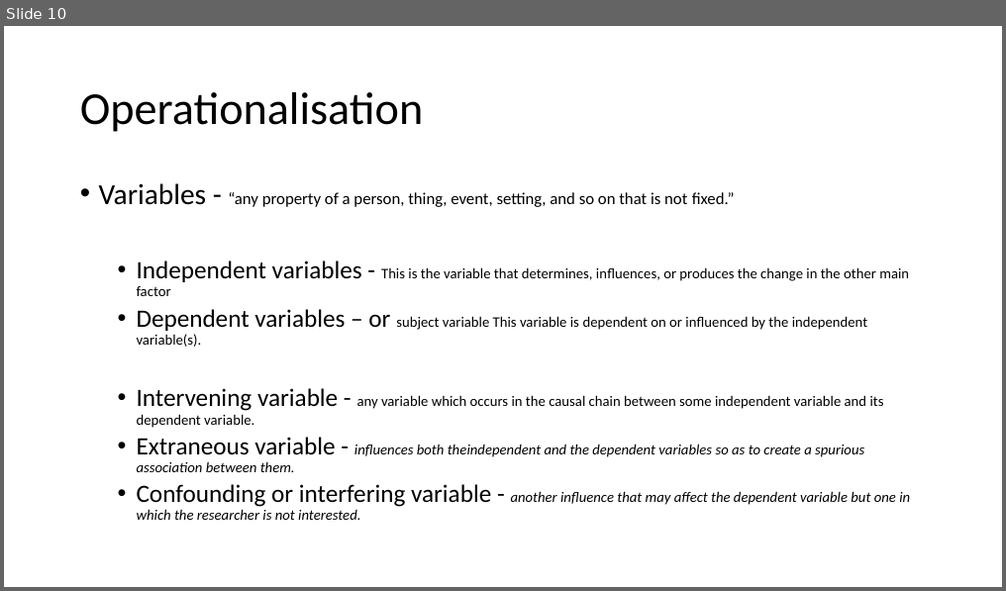
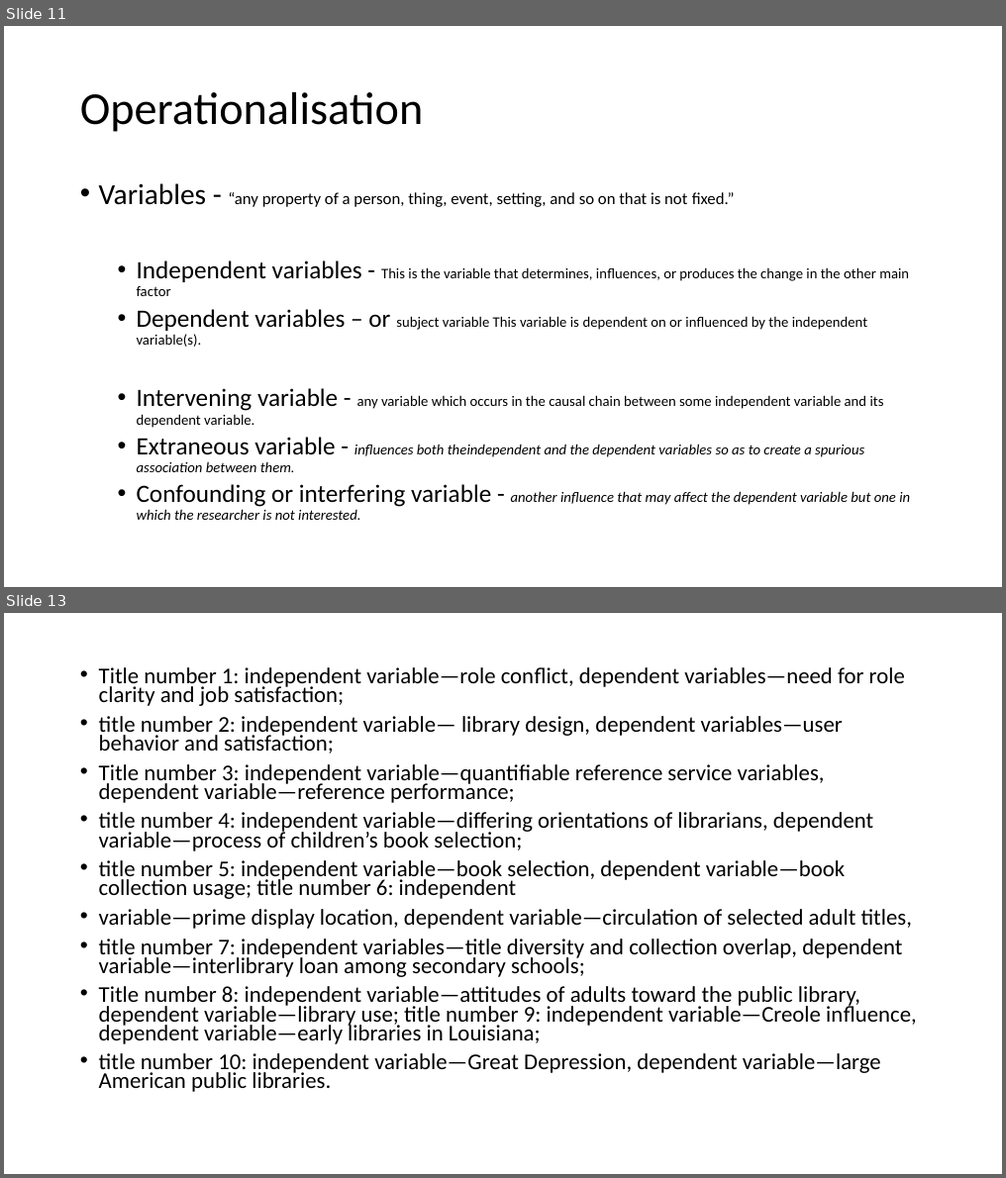
Before and after one commit to dlisbbau/mlis, a slide deck: Research Process-part-2.pptx. Shown one above the other, each under a label of ours: slide 10 before the commit, slides 11 and 13 after it; the slides between them are not shown. The pictures are 1006x591 and 1006x1178 pixels, drawn with LibreOffice and Linux fonts; fonts in the diff are those of the drawing. Boxes give left, top, right and bottom in pixels: in the first picture for what was removed or moved away, otherwise in the second. Text is boxed around its words. In the diff, an @@ line names an element or a change of style, - is before the commit and + after.

```diff
--- a/Research Process-part-2.pptx
+++ b/Research Process-part-2.pptx
@@ slide 13 added at [4,613,1002,1174], background #FFFFFF @@
@@ text added at [99,667,917,1092], 21.7 pt, text #000000 @@
+• Title number 1: independent variable—role conﬂict, dependent variables—need for role clarity and job satisfaction;
+• title number 2: independent variable— library design, dependent variables—user behavior and satisfaction;
+• Title number 3: independent variable—quantiﬁable reference service variables, dependent variable—reference performance;
+• title number 4: independent variable—differing orientations of librarians, dependent variable—process of children’s book selection;
+• title number 5: independent variable—book selection, dependent variable—book collection usage; title number 6: independent
+• variable—prime display location, dependent variable—circulation of selected adult titles,
+• title number 7: independent variables—title diversity and collection overlap, dependent variable—interlibrary loan among secondary schools;
+• Title number 8: independent variable—attitudes of adults toward the public library, dependent variable—library use; title number 9: independent variable—Creole inﬂuence, dependent variable—early libraries in Louisiana;
+• title number 10: independent variable—Great Depression, dependent variable—large American public libraries.
@@ what was slide 10 is now slide 11 @@
```
Also in this commit, not shown: 1 slide changed, 3 other slides added, 2 other files.
